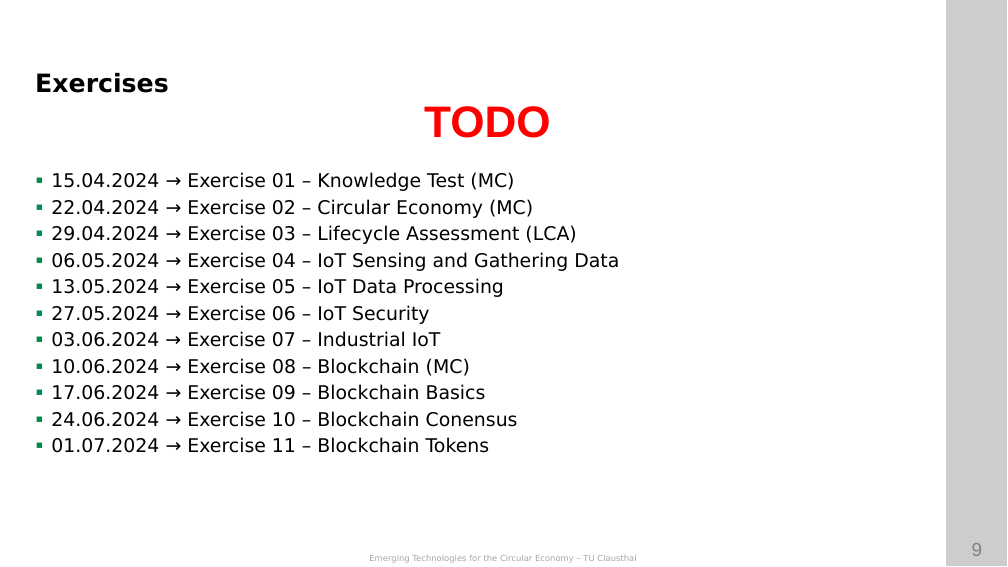
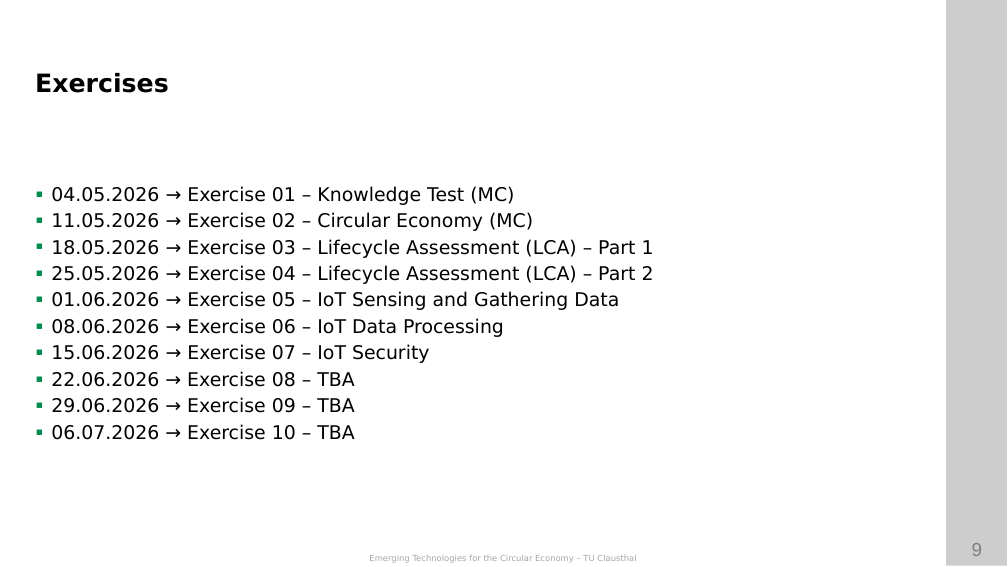
Before and after one commit to ETCE-LAB/teaching-material, a slide deck: slide 9 of Emerging-Technologies-for-the-Circular-Economy/ETCE-L00-Organization.pptx. Drawn at 1008x567 pixels with LibreOffice and Linux fonts; fonts in the diff are those of the drawing; background and template pictures are left out. Boxes give left, top, right and bottom in pixels: in the first picture for what was removed or moved away, otherwise in the second. Text is boxed around its words. In the diff, an @@ line names an element or a change of style, - is before the commit and + after.

```diff
--- a/Emerging-Technologies-for-the-Circular-Economy/ETCE-L00-Organization.pptx
+++ b/Emerging-Technologies-for-the-Circular-Economy/ETCE-L00-Organization.pptx
@@ text removed at (x1=424, y1=106, x2=551, y2=138) @@
-TODO
@@ text at (x1=51, y1=186, x2=654, y2=440): text changed @@
-▪ 15.04.2024 → Exercise 01 – Knowledge Test (MC)
-▪ 22.04.2024 → Exercise 02 – Circular Economy (MC)
-▪ 29.04.2024 → Exercise 03 – Lifecycle Assessment (LCA)
-▪ 06.05.2024 → Exercise 04 – IoT Sensing and Gathering Data
-▪ 13.05.2024 → Exercise 05 – IoT Data Processing
-▪ 27.05.2024 → Exercise 06 – IoT Security
-▪ 03.06.2024 → Exercise 07 – Industrial IoT
-▪ 10.06.2024 → Exercise 08 – Blockchain (MC)
-▪ 17.06.2024 → Exercise 09 – Blockchain Basics
-▪ 24.06.2024 → Exercise 10 – Blockchain Conensus
-▪ 01.07.2024 → Exercise 11 – Blockchain Tokens
+▪ 04.05.2026 → Exercise 01 – Knowledge Test (MC)
+▪ 11.05.2026 → Exercise 02 – Circular Economy (MC)
+▪ 18.05.2026 → Exercise 03 – Lifecycle Assessment (LCA) – Part 1
+▪ 25.05.2026 → Exercise 04 – Lifecycle Assessment (LCA) – Part 2
+▪ 01.06.2026 → Exercise 05 – IoT Sensing and Gathering Data
+▪ 08.06.2026 → Exercise 06 – IoT Data Processing
+▪ 15.06.2026 → Exercise 07 – IoT Security
+▪ 22.06.2026 → Exercise 08 – TBA
+▪ 29.06.2026 → Exercise 09 – TBA
+▪ 06.07.2026 → Exercise 10 – TBA
```
Also in this commit, not shown: 7 other slides changed, 12 slides added, 2 other files.
